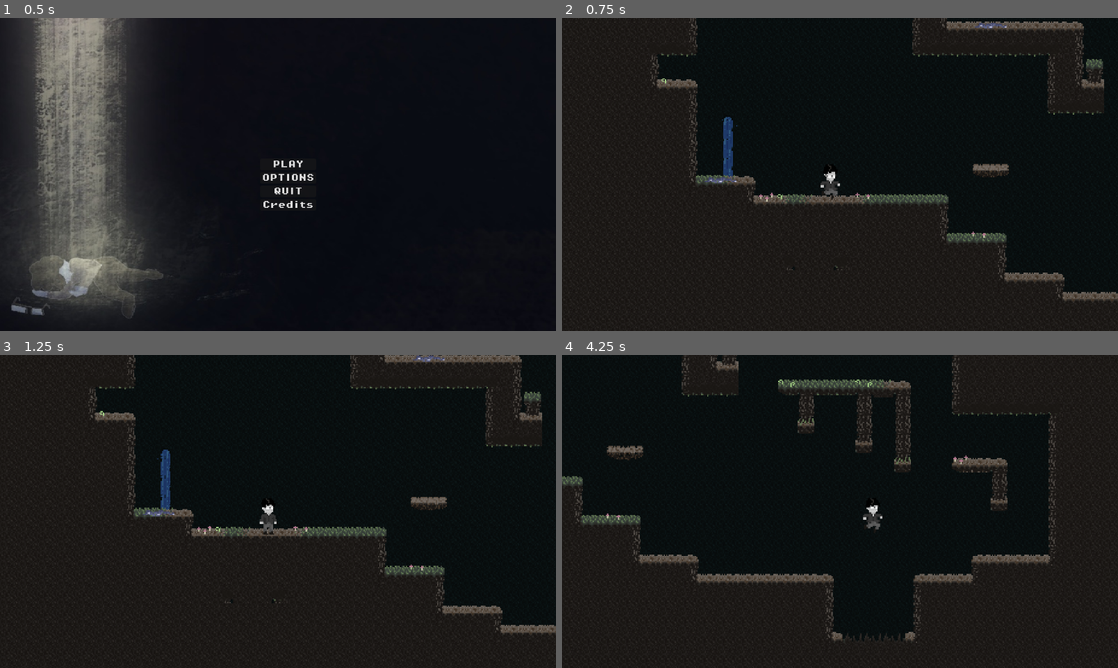
Above: before the commit, frames 1-4 (two rows, left to right).
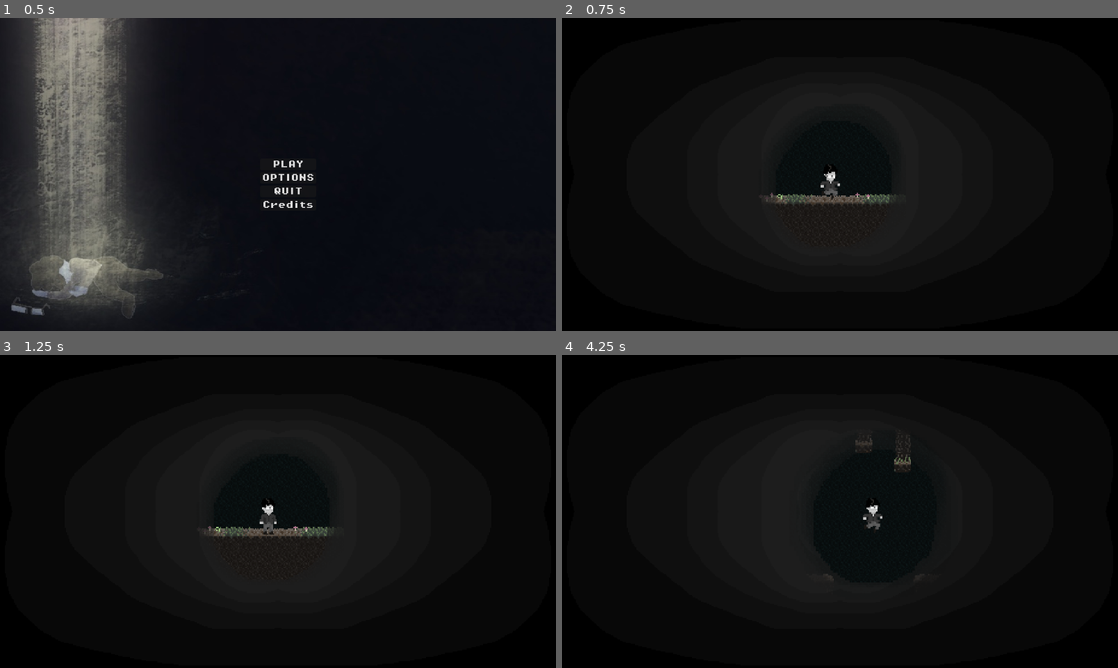
Above: after the commit, the same moments.

Repository: Sarcafl/CaveGame
Game: Godot game, scene res://Scenes/menu.tscn
Two runs of this game, one before a commit and one after it. Both use one fixed random seed, a clock stepped at 60 frames per second and the inputs below.
Inputs:
- Up to frame 1 (0.5 s): no input
- Up to frame 2 (0.75 s): click "PLAY" at 0.5 s
- Up to frame 3 (1.25 s): no input
- Up to frame 4 (4.25 s): hold D (right) 1.28-2.78 s; tap Space (jump) at 1.52, 2.27, 3.77 s; hold A (left) 2.78-3.53 s; hold D (right) from 3.53 s (still down)

Frame 1 is identical in both runs. In frame 2, 17% of the frame differs, in the area x 0-100%, y 0-100%; in frame 3, 17%; in frame 4, 19%.

Commit message:
Candle Fixed

Diff:
--- a/Jupiner/Candle/candle.tscn
+++ b/Jupiner/Candle/candle.tscn
@@ -1,14 +1,24 @@
-[gd_scene load_steps=3 format=3 uid="uid://ckyks25nk57vi"]
+[gd_scene load_steps=6 format=3 uid="uid://ckyks25nk57vi"]
 
 [ext_resource type="Texture2D" uid="uid://dj13ywacny4rk" path="res://Jupiner/Candle/CandleMask-sheet.png" id="1_bkyud"]
 [ext_resource type="Script" path="res://Scenes/AnimatedMask.gd" id="2_4jxwe"]
+[ext_resource type="Shader" path="res://Jupiner/MultiplyBlendShader.gdshader" id="3_2lyjy"]
+[ext_resource type="Texture2D" uid="uid://m8yk4ct6iuen" path="res://Jupiner/Candle/Darkness.png" id="4_mmc1m"]
+
+[sub_resource type="ShaderMaterial" id="ShaderMaterial_1w26e"]
+shader = ExtResource("3_2lyjy")
+shader_parameter/alpha = 1.0
+shader_parameter/overlay = ExtResource("4_mmc1m")
 
 [node name="Candle" type="Sprite2D"]
 clip_children = 1
-position = Vector2(-1, -4)
 scale = Vector2(2, 2)
 texture = ExtResource("1_bkyud")
 hframes = 5
 region_rect = Rect2(2.08165e-12, 2.08165e-12, 500, 300)
 script = ExtResource("2_4jxwe")
 speed = 4.0
+
+[node name="Sprite2D" type="Sprite2D" parent="."]
+material = SubResource("ShaderMaterial_1w26e")
+texture = ExtResource("4_mmc1m")
--- a/Scenes/MainGameScene.tscn
+++ b/Scenes/MainGameScene.tscn
@@ -6,6 +6,7 @@
 [ext_resource type="Script" path="res://Scenes/UI_MANAGER.gd" id="4_nphxx"]
 [ext_resource type="FontFile" uid="uid://c848rr8k6es68" path="res://Assets/Font/PixelOperator8-Bold.ttf" id="4_udvca"]
 [ext_resource type="Script" path="res://Scenes/PauseMenu.gd" id="4_x1fpq"]
+[ext_resource type="PackedScene" uid="uid://ckyks25nk57vi" path="res://Jupiner/Candle/candle.tscn" id="5_yqrv2"]
 
 [node name="Main" type="Node2D"]
 
@@ -78,6 +79,10 @@
 theme_override_fonts/font = ExtResource("4_udvca")
 text = "QUIT"
 
+[node name="Candle" parent="Guy/Camera2D" instance=ExtResource("5_yqrv2")]
+z_index = -1
+position = Vector2(-9, 0)
+
 [node name="CrumblyPlatform" parent="." instance=ExtResource("4_fodcv")]
 position = Vector2(105, -76)
 
Binary file changed: Jupiner/Candle/CandleMask-sheet.png
Not shown: 1 places in Scenes/MainGameScene.tscn that only renumber resources
